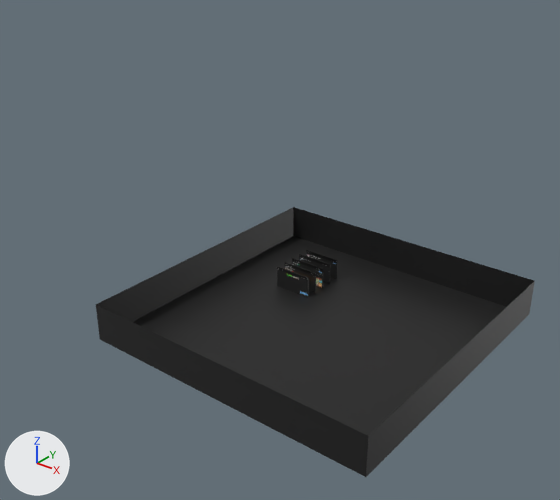
Before and after pictures for a commit that changed the Blender file models/Pvzl/Pvzl.blend.
Both versions are drawn from a 50 mm camera at (170.0, -231.0, 154.0) aimed at (10.0, -31.0, 30.0). The axes (+X, +Y, +Z) are drawn at lower left. The lights are the same throughout. The picture after the commit comes second.

Names of what the first picture shows: 'ROOM', 'pageLaunch' and 4 more.
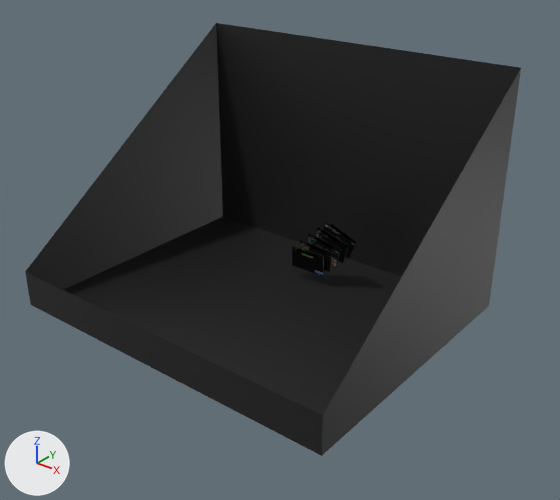
Pixel boxes (x1, y1, x2, y2) of what changed, in the pictures (560 x 500 px):
'ROOM', reshaped (13% wider, 60% taller)
    before: (96, 207, 535, 477)
    after: (25, 23, 521, 456)

The change in detail:
me_立方体_005 is used by ob_room; location (0.0, 0.0, 0.0).
me_立方体_005 had 8 vertices, 5 faces and spanned x -32.9..82.9, y -82.9..32.9, z 0.0..14.7.
me_立方体_005 now has 8 vertices, 5 faces and spans x -74.5..67.9, y -83.5..29.3, z 0.0..94.0.
Part 1, on me_立方体_005:
Vertex 0 of me_立方体_005 moves from (82.9, 32.9, 14.7) at pixel (534, 280) to (67.9, 29.3, 94.0) at pixel (521, 67).
Vertex 1 of me_立方体_005 moves from (82.9, 32.9, 0.0) at pixel (529, 314) to (67.9, 29.3, 0.0) at pixel (489, 305).
Vertex 2 of me_立方体_005 moves from (82.9, -82.9, 14.7) at pixel (368, 436) to (67.9, -83.5, 14.7) at pixel (322, 415).
Vertex 3 of me_立方体_005 moves from (82.9, -82.9, 0.0) at pixel (365, 477) to (67.9, -83.5, 0.0) at pixel (321, 456).
Vertex 4 of me_立方体_005 moves from (-32.9, 32.9, 14.7) at pixel (293, 207) to (-74.5, 29.3, 94.0) at pixel (216, 22).
Vertex 5 of me_立方体_005 moves from (-32.9, 32.9, 0.0) at pixel (293, 235) to (-74.5, 29.3, 0.0) at pixel (222, 216).
Vertex 6 of me_立方体_005 moves from (-32.9, -82.9, 14.7) at pixel (95, 304) to (-74.5, -83.5, 14.7) at pixel (25, 271).
Vertex 7 of me_立方体_005 moves from (-32.9, -82.9, 0.0) at pixel (99, 339) to (-74.5, -83.5, 0.0) at pixel (30, 304).
